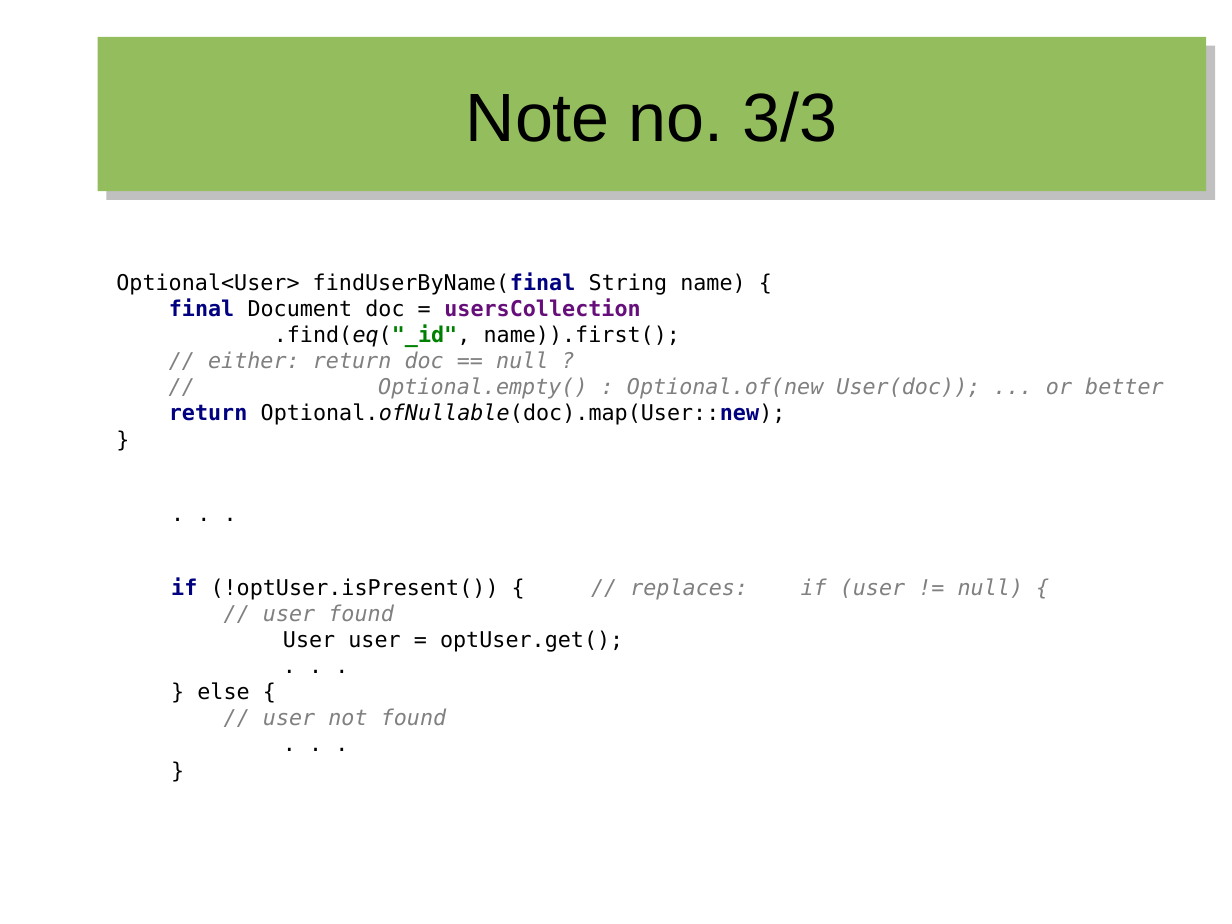
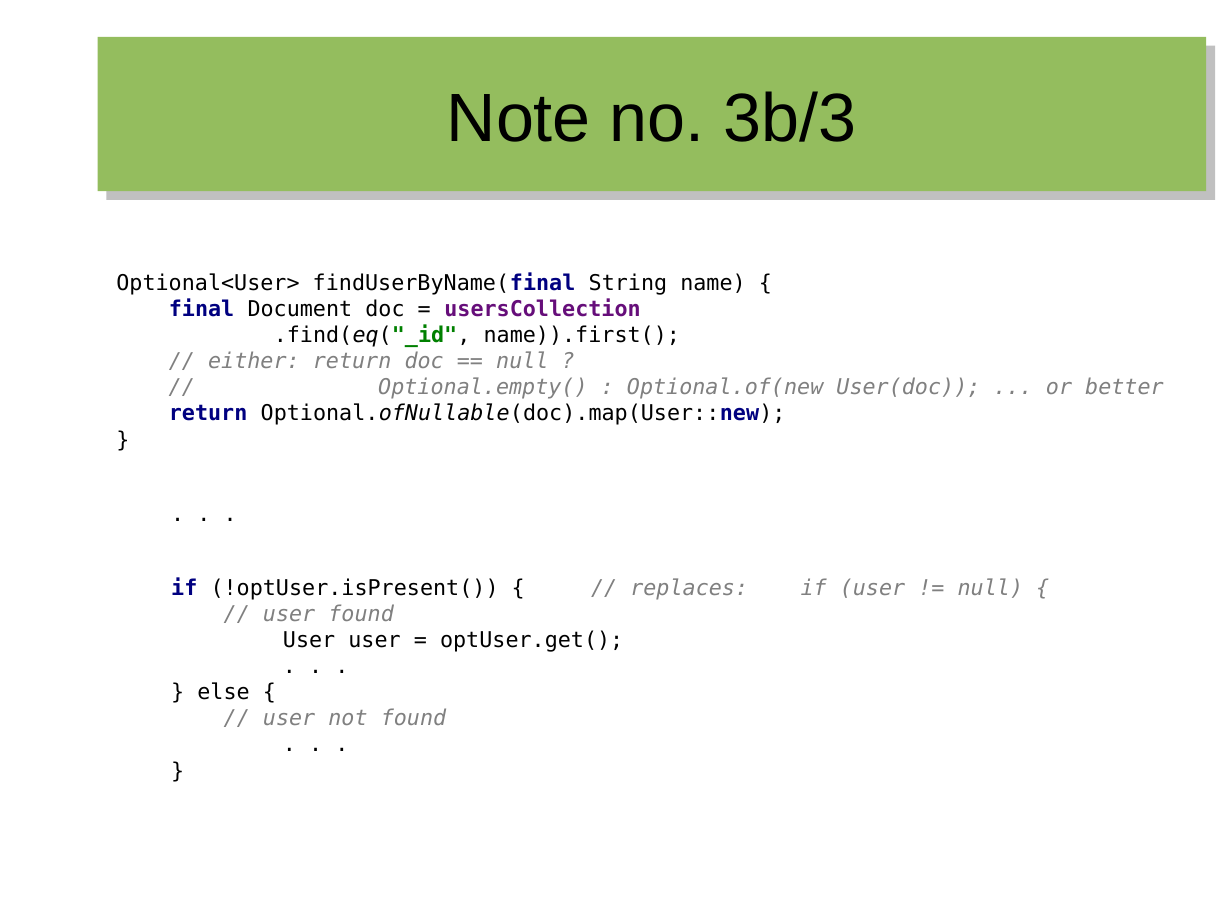
Before and after one commit to hermannhueck/reactive-mongo-access, a slide deck: slide 12 of Slides/2016-08_Reactive Mongo Access from Java 8.odp. Drawn at 1232x924 pixels with LibreOffice and Linux fonts; fonts in the diff are those of the drawing. Boxes give left, top, right and bottom in pixels: in the first picture for what was removed or moved away, otherwise in the second. Text is boxed around its words. In the diff, an @@ line names an element or a change of style, - is before the commit and + after.

```diff
--- a/Slides/2016-08_Reactive Mongo Access from Java 8.odp
+++ b/Slides/2016-08_Reactive Mongo Access from Java 8.odp
@@ title at (x1=447, y1=91, x2=857, y2=142): text changed @@
-Note no. 3/3
+Note no. 3b/3
```
Also in this commit, not shown: 5 other slides changed, 1 slide added, 30 other files.
